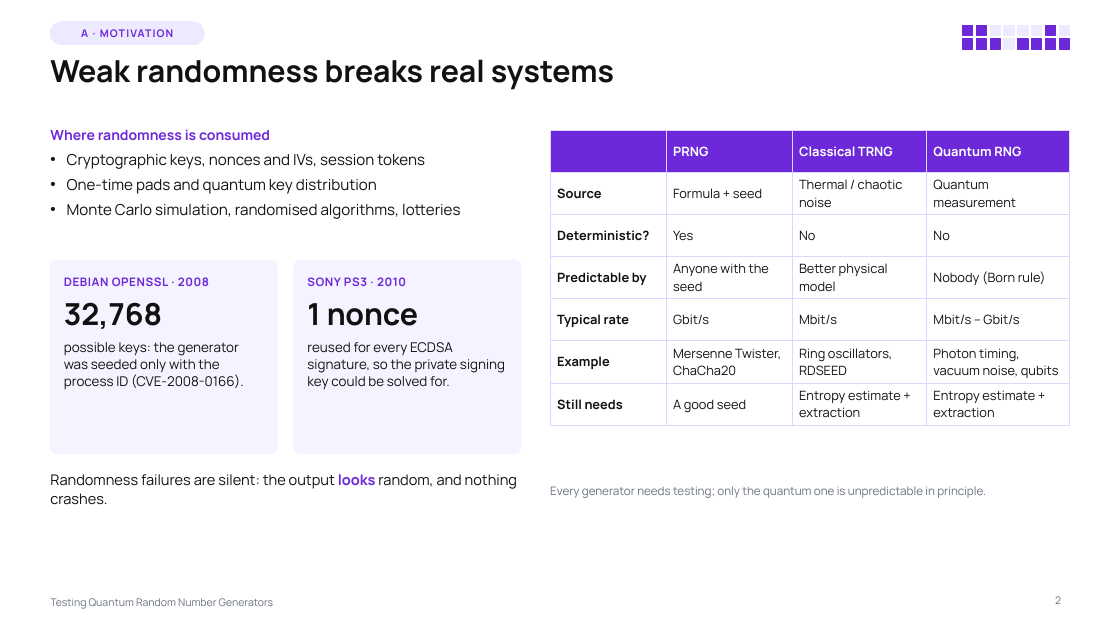
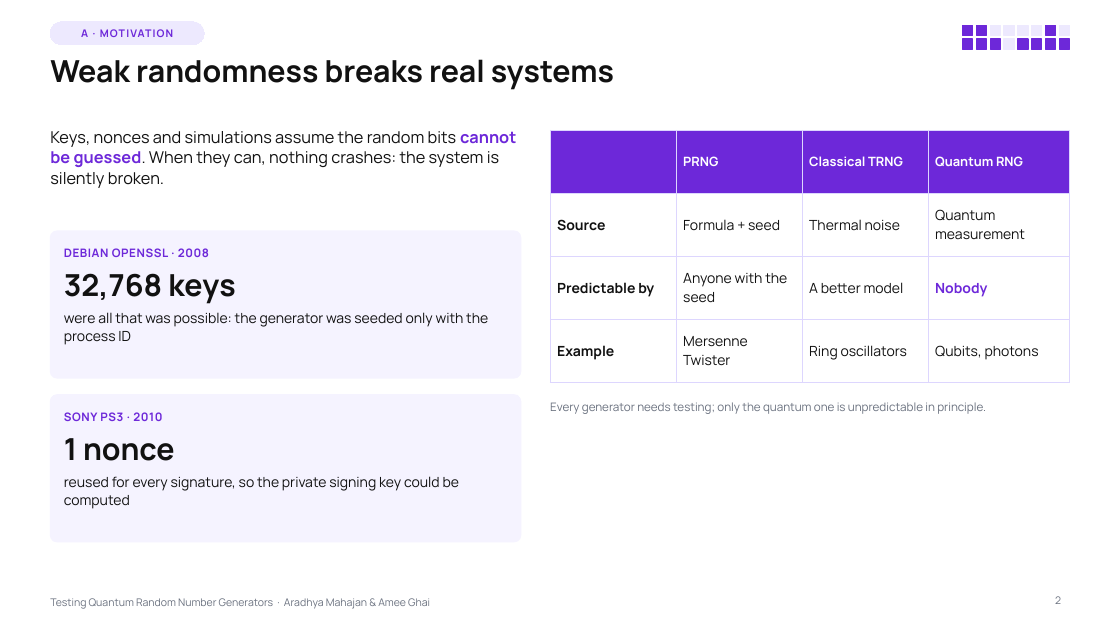
Before and after one commit to Aradhya2708/Quantum-RNG-Proj, a slide deck: slide 2 of presentation/QRNG_Testing_Lecture.pptx. Drawn at 1120x630 pixels with LibreOffice and Linux fonts; fonts in the diff are those of the drawing. Boxes give left, top, right and bottom in pixels: in the first picture for what was removed or moved away, otherwise in the second. Text is boxed around its words. In the diff, an @@ line names an element or a change of style, - is before the commit and + after.

```diff
--- a/presentation/QRNG_Testing_Lecture.pptx
+++ b/presentation/QRNG_Testing_Lecture.pptx
@@ text at bbox=[50, 131, 516, 188]: text changed; size 13 to 14 pt @@
-Where randomness is consumed
-• Cryptographic keys, nonces and IVs, session tokens
-• One-time pads and quantum key distribution
-• Monte Carlo simulation, randomised algorithms, lotteries
+Keys, nonces and simulations assume the random bits cannot be guessed. When they can, nothing crashes: the system is silently broken.
@@ table at bbox=[550, 130, 1070, 370] @@
-row 2: Source | Formula + seed | Thermal / chaotic noise | Quantum measurement
-row 3: Deterministic? | Yes | No | No
-row 4: Predictable by | Anyone with the seed | Better physical model | Nobody (Born rule)
-row 5: Typical rate | Gbit/s | Mbit/s | Mbit/s – Gbit/s
-row 6: Example | Mersenne Twister, ChaCha20 | Ring oscillators, RDSEED | Photon timing, vacuum noise, qubits
-row 7: Still needs | A good seed | Entropy estimate + extraction | Entropy estimate + extraction
+row 2: Source | Formula + seed | Thermal noise | Quantum measurement
+row 3: Predictable by | Anyone with the seed | A better model | Nobody
+row 4: Example | Mersenne Twister | Ring oscillators | Qubits, photons
@@ rounded rectangle: place and size @@
-rounded rectangle at bbox=[50, 260, 277, 454]
+rounded rectangle at bbox=[50, 231, 521, 378]
@@ rounded rectangle at bbox=[50, 231, 521, 378]: proportions changed @@
@@ text "DEBIAN OPENSSL · 2008": place and size @@
-text "DEBIAN OPENSSL · 2008" at bbox=[64, 277, 209, 286]
+text "DEBIAN OPENSSL · 2008" at bbox=[64, 248, 209, 257]
@@ text at bbox=[64, 273, 235, 304]: text changed @@
-32,768
+32,768 keys
@@ text at bbox=[64, 312, 488, 345]: text changed; size 11.5 to 12 pt @@
-possible keys: the generator was seeded only with the process ID (CVE-2008-0166).
+were all that was possible: the generator was seeded only with the process ID
@@ rounded rectangle at bbox=[50, 395, 521, 542]: proportions changed @@
@@ rounded rectangle: place and size @@
-rounded rectangle at bbox=[294, 260, 521, 454]
+rounded rectangle at bbox=[50, 395, 521, 542]
@@ text "SONY PS3 · 2010": place and size @@
-text "SONY PS3 · 2010" at bbox=[307, 277, 406, 286]
+text "SONY PS3 · 2010" at bbox=[64, 412, 162, 421]
@@ text "Every generator needs testing; only ...": place and size @@
-text "Every generator needs testing; only ..." at bbox=[550, 486, 986, 498]
+text "Every generator needs testing; only ..." at bbox=[550, 402, 986, 414]
@@ text "1 nonce": place and size @@
-text "1 nonce" at bbox=[307, 303, 418, 326]
+text "1 nonce" at bbox=[64, 438, 174, 461]
@@ text removed at bbox=[50, 474, 517, 505] @@
-Randomness failures are silent: the output looks random, and nothing crashes.
@@ text at bbox=[64, 476, 459, 509]: text changed; size 11.5 to 12 pt @@
-reused for every ECDSA signature, so the private signing key could be solved for.
+reused for every signature, so the private signing key could be computed
@@ text at bbox=[50, 598, 430, 609]: text changed @@
-Testing Quantum Random Number Generators
+Testing Quantum Random Number Generators · Aradhya Mahajan & Amee Ghai
```
Also in this commit, not shown: 25 other slides changed, 3 slides added, 4 slides removed, 7 other files.
